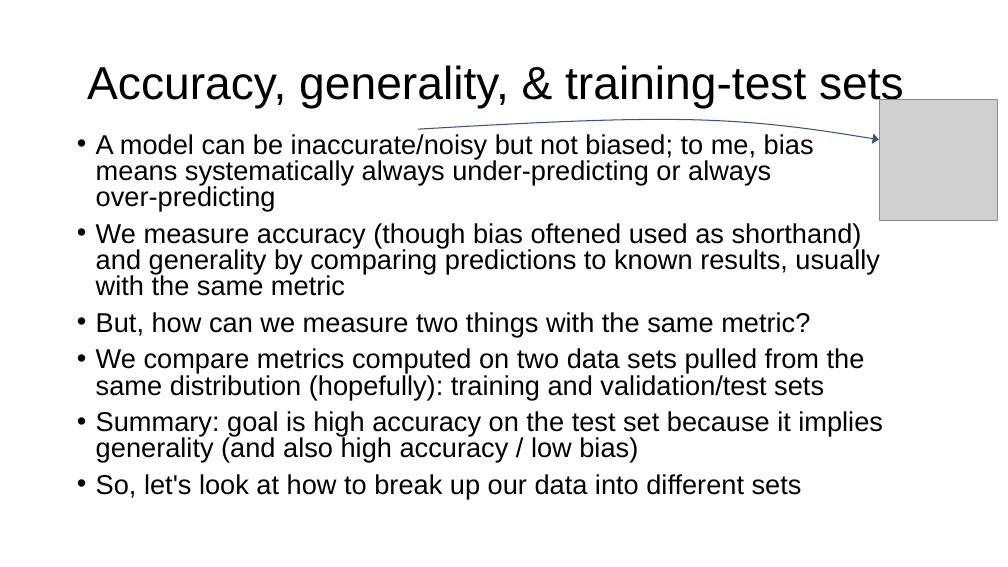
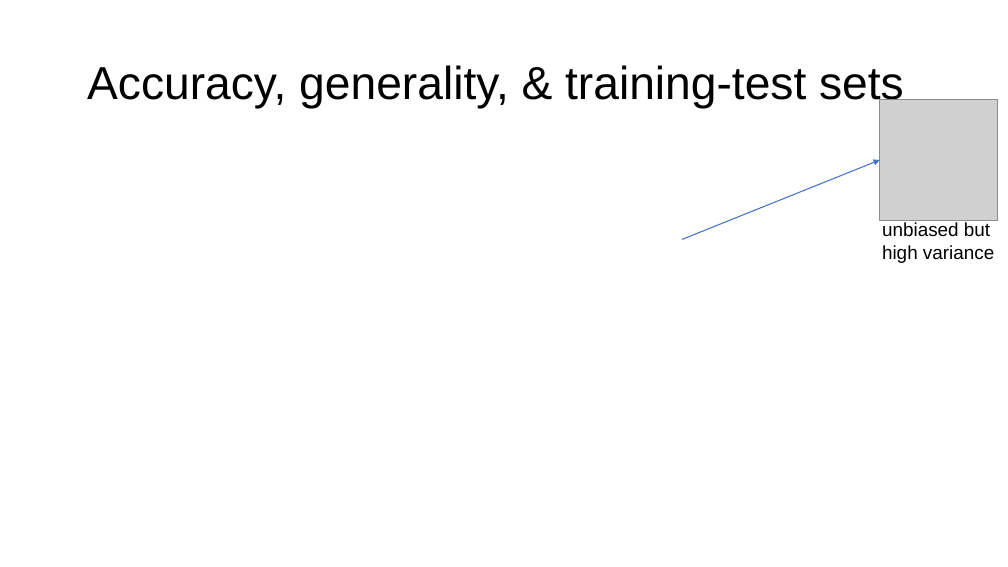
Before and after one commit to parrt/msds621, a slide deck: slide 3 of lectures/model-assessment.pptx. Drawn at 1008x567 pixels with LibreOffice and Linux fonts; fonts in the diff are those of the drawing; grey boxes stand for pictures; background and template pictures are left out. Boxes give left, top, right and bottom in pixels: in the first picture for what was removed or moved away, otherwise in the second. Text is boxed around its words. In the diff, an @@ line names an element or a change of style, - is before the commit and + after.

```diff
--- a/lectures/model-assessment.pptx
+++ b/lectures/model-assessment.pptx
@@ freeform shape removed at (418, 119, 879, 140) @@
@@ text removed at (96, 134, 883, 499) @@
-• A model can be inaccurate/noisy but not biased; to me, bias
-  means systematically always under-predicting or always
-  over-predicting
-• We measure accuracy (though bias oftened used as shorthand)
-  and generality by comparing predictions to known results, usually with the same metric
-• But, how can we measure two things with the same metric?
-• We compare metrics computed on two data sets pulled from the same distribution (hopefully): training and validation/test sets
-• Summary: goal is high accuracy on the test set because it implies generality (and also high accuracy / low bias)
-• So, let's look at how to break up our data into different sets
@@ arrow added from (682, 240) to (880, 160), #4472C4 1 pt @@
@@ text added at (882, 222, 994, 263), 18 pt, text #000000 @@
+unbiased but high variance
```
Also in this commit, not shown: 1 other slide changed, 2 other files.
